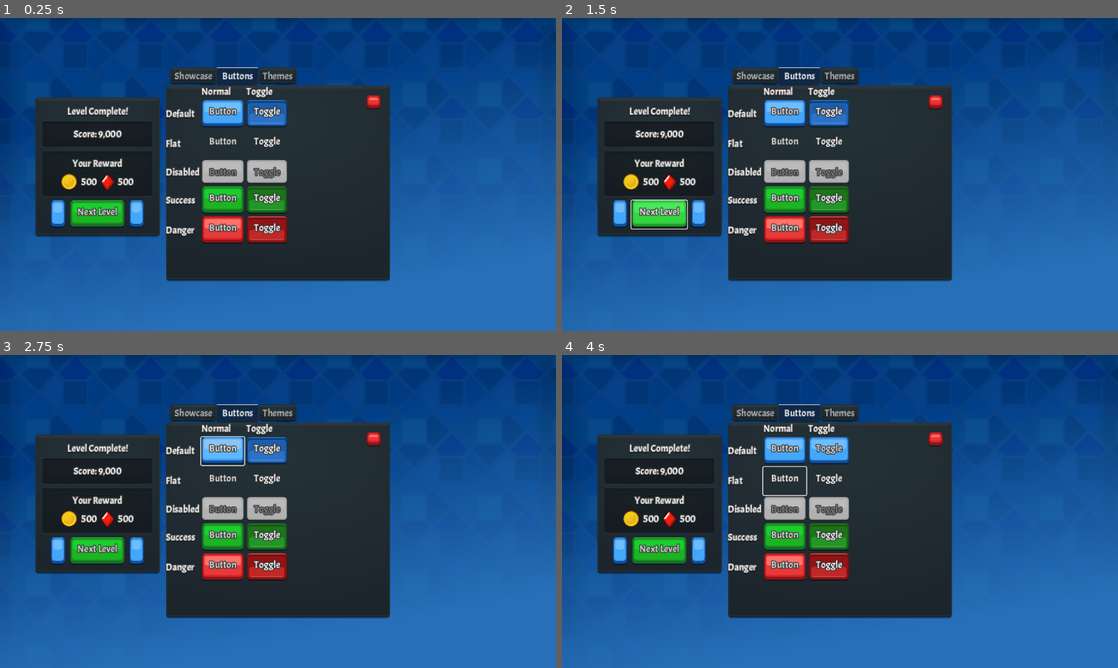
Above: before the commit, frames 1-4 (two rows, left to right).
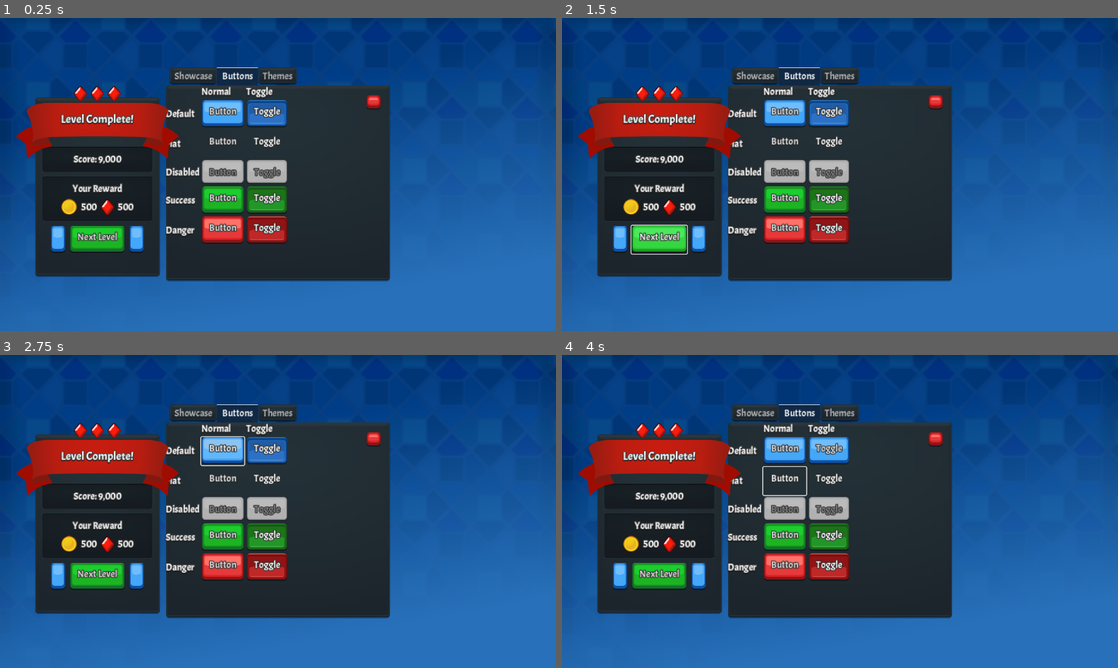
Above: after the commit, the same moments.

Repository: wadlo/Themey
Game: Godot game, scene res://example-scene.tscn
Two runs of this game, one before a commit and one after it. Both use one fixed random seed, a clock stepped at 60 frames per second and the inputs below.
Inputs:
- Up to frame 1 (0.25 s): no input
- Up to frame 2 (1.5 s): click "Next Level" at 0.5 s; click "Next Level" at 1.25 s
- Up to frame 3 (2.75 s): click "Button" at 2 s
- Up to frame 4 (4 s): click "Toggle" at 2.75 s; click "Button" at 3.5 s

The runs differ from the first frame. In frame 1, 8.9% of the frame differs, in the area x 2-33%, y 21-83%; in frame 2, 8.9%; in frame 3, 8.9%; in frame 4, 8.9%.

Commit message:
Progress on Level complete ribbon

Diff:
--- a/example-scene.tscn
+++ b/example-scene.tscn
@@ -1,13 +1,29 @@
-[gd_scene load_steps=8 format=3 uid="uid://qxg03et7qjqr"]
+[gd_scene load_steps=10 format=3 uid="uid://qxg03et7qjqr"]
 
 [ext_resource type="Theme" uid="uid://c42r8558dvmyi" path="res://themes/clashy/clashy.tres" id="1_g367q"]
 [ext_resource type="Texture2D" uid="uid://cxlcmxh70utbx" path="res://themes/clashy/graphics/background.png" id="2_s3qpa"]
 [ext_resource type="Texture2D" uid="uid://mta7kf22opvb" path="res://themes/clashy/graphics/black-fade-outline.svg" id="3_f6ykc"]
 [ext_resource type="Texture2D" uid="uid://d1x5oc5fssc3w" path="res://example_scene/graphics/upward_fade.svg" id="4_b4ixp"]
 [ext_resource type="Texture2D" uid="uid://d040604pwh8w5" path="res://themes/clashy/graphics/coin.svg" id="5_iuwhk"]
+[ext_resource type="Texture2D" uid="uid://dfrlphhq6fl55" path="res://themes/clashy/graphics/ribbon.svg" id="5_vo5ou"]
 [ext_resource type="Texture2D" uid="uid://d388p8y56v4ip" path="res://themes/clashy/graphics/gem.svg" id="6_6h4kp"]
 
 [sub_resource type="StyleBoxEmpty" id="StyleBoxEmpty_mpbc6"]
+
+[sub_resource type="StyleBoxTexture" id="StyleBoxTexture_p3wvp"]
+content_margin_left = 0.0
+content_margin_top = 13.0
+content_margin_right = 0.0
+content_margin_bottom = 34.0
+texture = ExtResource("5_vo5ou")
+texture_margin_left = 85.0
+texture_margin_top = 19.0
+texture_margin_right = 85.0
+texture_margin_bottom = 67.0
+expand_margin_left = 55.0
+expand_margin_top = 5.0
+expand_margin_right = 55.0
+expand_margin_bottom = 33.0
 
 [node name="Node2D" type="Node2D"]
 
@@ -274,7 +290,7 @@
 offset_left = 72.0
 offset_top = 164.0
 offset_right = 332.0
-offset_bottom = 454.0
+offset_bottom = 537.0
 
 [node name="MarginContainer" type="MarginContainer" parent="CanvasLayer/Control/Panel"]
 layout_mode = 1
@@ -287,10 +303,36 @@
 [node name="VBoxContainer" type="VBoxContainer" parent="CanvasLayer/Control/Panel/MarginContainer"]
 layout_mode = 2
 
-[node name="Label" type="Label" parent="CanvasLayer/Control/Panel/MarginContainer/VBoxContainer"]
-layout_mode = 2
+[node name="Ribbon2" type="PanelContainer" parent="CanvasLayer/Control/Panel/MarginContainer/VBoxContainer"]
+z_index = 1
+layout_mode = 2
+theme_override_styles/panel = SubResource("StyleBoxTexture_p3wvp")
+
+[node name="Label" type="Label" parent="CanvasLayer/Control/Panel/MarginContainer/VBoxContainer/Ribbon2"]
+layout_mode = 2
+theme_override_font_sizes/font_size = 24
 text = "Level Complete!"
 horizontal_alignment = 1
+
+[node name="Stars" type="HBoxContainer" parent="CanvasLayer/Control/Panel/MarginContainer/VBoxContainer/Ribbon2/Label"]
+z_index = 1
+layout_mode = 2
+offset_top = -52.0
+offset_right = 228.0
+offset_bottom = -21.0
+alignment = 1
+
+[node name="TextureRect2" type="TextureRect" parent="CanvasLayer/Control/Panel/MarginContainer/VBoxContainer/Ribbon2/Label/Stars"]
+layout_mode = 2
+texture = ExtResource("6_6h4kp")
+
+[node name="TextureRect3" type="TextureRect" parent="CanvasLayer/Control/Panel/MarginContainer/VBoxContainer/Ribbon2/Label/Stars"]
+layout_mode = 2
+texture = ExtResource("6_6h4kp")
+
+[node name="TextureRect4" type="TextureRect" parent="CanvasLayer/Control/Panel/MarginContainer/VBoxContainer/Ribbon2/Label/Stars"]
+layout_mode = 2
+texture = ExtResource("6_6h4kp")
 
 [node name="Panel" type="PanelContainer" parent="CanvasLayer/Control/Panel/MarginContainer/VBoxContainer"]
 layout_mode = 2
--- /dev/null
+++ b/themes/clashy/graphics/ribbon.svg
@@ -0,0 +1,90 @@
+<?xml version="1.0" encoding="UTF-8" standalone="no"?>
+<!-- Created with Inkscape (http://www.inkscape.org/) -->
+
+<svg
+   width="59.845093mm"
+   height="27.33935mm"
+   viewBox="0 0 59.845094 27.33935"
+   version="1.1"
+   id="svg1"
+   inkscape:version="1.2.2 (732a01da63, 2022-12-09)"
+   sodipodi:docname="graphics.svg"
+   xml:space="preserve"
+   xmlns:inkscape="http://www.inkscape.org/namespaces/inkscape"
+   xmlns:sodipodi="http://sodipodi.sourceforge.net/DTD/sodipodi-0.dtd"
+   xmlns:xlink="http://www.w3.org/1999/xlink"
+   xmlns="http://www.w3.org/2000/svg"
+   xmlns:svg="http://www.w3.org/2000/svg"><sodipodi:namedview
+     id="namedview1"
+     pagecolor="#ffffff"
+     bordercolor="#000000"
+     borderopacity="0.25"
+     inkscape:showpageshadow="2"
+     inkscape:pageopacity="0.0"
+     inkscape:pagecheckerboard="0"
+     inkscape:deskcolor="#d1d1d1"
+     inkscape:document-units="mm"
+     inkscape:zoom="1"
+     inkscape:cx="-317.5"
+     inkscape:cy="-741"
+     inkscape:window-width="1920"
+     inkscape:window-height="1009"
+     inkscape:window-x="-8"
+     inkscape:window-y="-8"
+     inkscape:window-maximized="1"
+     inkscape:current-layer="layer1"
+     showgrid="false"
+     showguides="false" /><defs
+     id="defs1"><linearGradient
+       inkscape:collect="always"
+       id="linearGradient3588"><stop
+         style="stop-color:#cd1e10;stop-opacity:1;"
+         offset="0"
+         id="stop3584" /><stop
+         style="stop-color:#991c12;stop-opacity:1;"
+         offset="1"
+         id="stop3586" /></linearGradient><radialGradient
+       inkscape:collect="always"
+       xlink:href="#linearGradient3588"
+       id="radialGradient3592-5-3-5"
+       cx="133.57489"
+       cy="24.016247"
+       fx="133.57489"
+       fy="24.016247"
+       r="21.705015"
+       gradientTransform="matrix(-0.99999694,-0.00247489,-0.0043098,1.7414069,175.92079,-135.2563)"
+       gradientUnits="userSpaceOnUse" /></defs><g
+     inkscape:label="Layer 1"
+     inkscape:groupmode="layer"
+     id="layer1"
+     transform="translate(-29.163994,38.3388)"><g
+       id="g7195"
+       inkscape:export-filename="themes\clashy\graphics\ribbon.svg"
+       inkscape:export-xdpi="96"
+       inkscape:export-ydpi="96"
+       transform="translate(16.926098,59.673105)"><g
+         id="g2293-9-57-8"
+         inkscape:export-filename="themes\clashy\graphics\ribbon.svg"
+         inkscape:export-xdpi="96"
+         inkscape:export-ydpi="96"
+         transform="translate(-90.651713,-115.75451)"><path
+           id="rect840-9-2-5-9-9-0-9-50-2"
+           style="fill:#a00c00;fill-opacity:1;stroke-width:0.535489;stroke-linecap:round;stroke-linejoin:round;stroke-miterlimit:8.1;paint-order:markers fill stroke;stop-color:#000000"
+           d="m 109.09539,45.081964 -0.68262,-8.234684 -5.52316,-4.217811 c 4.91412,-4.286972 7.39232,-5.264687 12.36691,-6.285801 4.55071,-0.934106 7.36515,4.054845 7.41128,1.935565 l -4.17397,0.280633 c -0.26663,3.093188 1.1086,5.575392 3.67499,8.144884 0.29987,0.319484 0.50235,0.668351 0.50298,1.077576 h -0.003 c 0.33544,0.857172 -3.21219,0.549388 -6.42219,2.084207 -3.02338,1.445589 -4.89936,3.143229 -7.15122,5.215431 z"
+           sodipodi:nodetypes="cccscccccsc" /><path
+           id="rect840-9-2-5-9-9-0-9-50-2-0"
+           style="fill:#a00c00;fill-opacity:1;stroke-width:0.535489;stroke-linecap:round;stroke-linejoin:round;stroke-miterlimit:8.1;paint-order:markers fill stroke;stop-color:#000000"
+           d="m 156.52892,45.027158 0.68262,-8.234684 5.52316,-4.217811 c -4.91412,-4.286972 -7.39232,-5.264687 -12.36691,-6.285801 -4.55071,-0.934106 -7.36515,4.054845 -7.41128,1.935565 l 4.17397,0.280633 c 0.26663,3.093188 -1.1086,5.575392 -3.67499,8.144884 -0.29987,0.319484 -0.50235,0.668351 -0.50298,1.077576 h 0.003 c -0.33544,0.857172 3.21219,0.549388 6.42219,2.084207 3.02338,1.445589 4.89936,3.143229 7.15122,5.215431 z"
+           sodipodi:nodetypes="cccscccccsc" /><path
+           id="rect840-9-2-5-1-5-4-9"
+           style="fill:#811911;fill-opacity:1;stroke-width:0.31726;stroke-linecap:round;stroke-linejoin:round;stroke-miterlimit:8.1;paint-order:markers fill stroke;stop-color:#000000"
+           d="m 121.18034,31.900769 c -1.55917,0.06038 -3.06833,0.521759 -4.58664,0.866288 -0.79239,0.16973 -1.56224,0.44234 -2.35195,0.620521 -0.54597,0.07965 -0.18224,-0.695835 -0.42315,-0.91572 -0.14306,-0.187209 -0.22125,-0.0755 -0.28393,0.107662 -0.61135,1.220388 -1.24138,2.431809 -1.84105,3.657795 -0.18536,0.385204 -0.12138,0.896428 0.20903,1.170013 0.65395,0.521157 1.52213,0.505111 2.30108,0.486983 1.65914,-0.08461 3.25021,-0.635615 4.8739,-0.959723 0.93521,-0.174975 1.76145,-0.404442 2.70791,-0.198463 0.42863,0.155715 0.53678,0.281735 0.80967,0.643877 -1.0492,-1.959563 -1.95271,-2.756906 -1.8024,-4.673302 0.20382,-0.357987 -0.9235,-2.043065 -1.27074,-2.233006 -0.32058,-0.18668 2.01516,1.429325 1.65824,1.427075 z"
+           sodipodi:nodetypes="ccccccccccccccc" /><path
+           id="rect840-9-2-5-1-5-4-9-5"
+           style="fill:#811911;fill-opacity:1;stroke-width:0.31726;stroke-linecap:round;stroke-linejoin:round;stroke-miterlimit:8.1;paint-order:markers fill stroke;stop-color:#000000"
+           d="m 144.43403,31.828299 c 1.55917,0.06038 3.06833,0.521759 4.58664,0.866288 0.79239,0.16973 1.56224,0.44234 2.35195,0.620521 0.54597,0.07965 0.18224,-0.695835 0.42315,-0.91572 0.14306,-0.187209 0.22125,-0.0755 0.28393,0.107662 0.61135,1.220388 1.24138,2.431809 1.84105,3.657795 0.18536,0.385204 0.12138,0.896428 -0.20903,1.170013 -0.65395,0.521157 -1.52213,0.505111 -2.30108,0.486983 -1.65914,-0.08461 -3.25021,-0.635615 -4.8739,-0.959723 -0.93521,-0.174975 -1.76145,-0.404442 -2.70791,-0.198463 -0.42863,0.155715 -0.53678,0.281735 -0.80967,0.643877 1.0492,-1.959563 1.95271,-2.756906 1.8024,-4.673302 -0.20382,-0.357987 0.9235,-2.043065 1.27074,-2.233006 0.32058,-0.18668 -2.01516,1.429325 -1.65824,1.427075 z"
+           sodipodi:nodetypes="ccccccccccccccc" /></g><path
+         id="rect840-9-0-9-7-1-4"
+         style="fill:url(#radialGradient3592-5-3-5);fill-opacity:1;stroke-width:0.535005;stroke-linecap:round;stroke-linejoin:round;stroke-miterlimit:8.1;paint-order:markers fill stroke;stop-color:#000000"
+         d="m 38.341172,-98.003972 c -5.300184,0.03478 -12.888188,-0.275258 -17.505908,1.923912 -0.991898,0.65025 -3.138474,1.8295 -2.533696,3.2675 3.66903,3.71545 3.889638,9.05723 2.628264,13.6307 0.236375,-0.42822 0.925292,-1.32743 2.211234,-1.9234 3.927982,-1.57032 8.179914,-1.657353 12.375989,-1.822112 4.578013,-0.258191 9.035,-0.216009 13.299963,5.2e-4 4.184382,0.316769 8.448007,0.251792 12.375989,1.822112 1.285943,0.59596 1.97486,1.49517 2.211235,1.92339 -1.261375,-4.57346 -1.040766,-9.91524 2.628263,-13.63069 0.604778,-1.438 -1.541797,-2.61725 -2.533695,-3.2675 -4.617721,-2.19917 -12.205725,-1.842359 -17.505909,-1.923912 -2.576734,0.07545 -5.020654,-0.03832 -7.651729,-5.2e-4 z m 25.063069,18.822622 c 0.02082,0.0755 0.04091,0.15135 0.06253,0.22634 0.05877,0.0594 0.04116,-0.0385 -0.06253,-0.22634 z m -42.47441,-5.1e-4 c -0.103691,0.18784 -0.121295,0.28577 -0.06253,0.22634 0.02162,-0.0751 0.04171,-0.15086 0.06253,-0.22634 z"
+         sodipodi:nodetypes="ccccccccccccccccccc" /></g></g></svg>
Not shown, changed: graphics.svg
Not shown, added: themes/clashy/graphics/ribbon.svg.import
